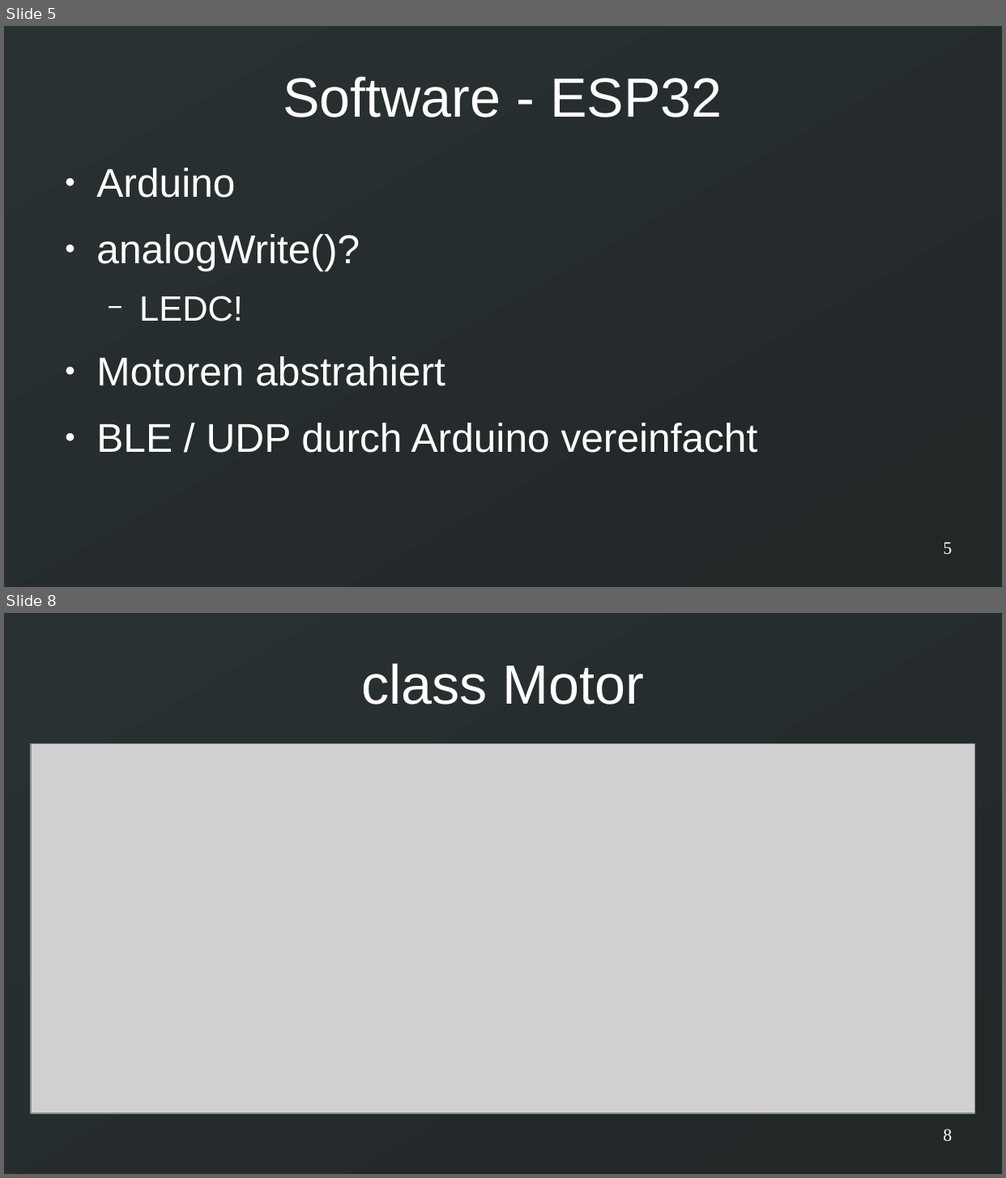
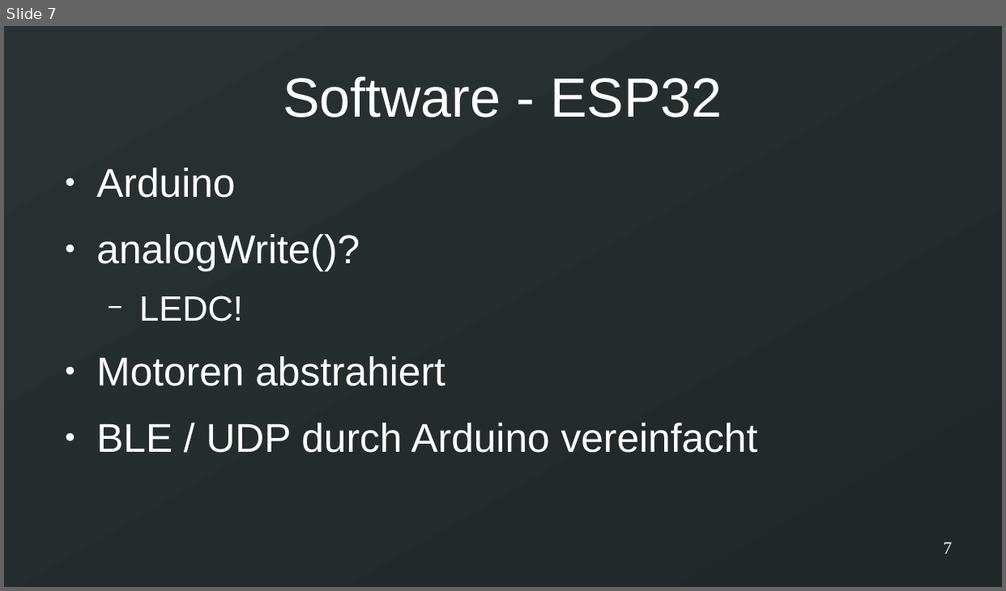
Before and after one commit to RandomlyCoded/InfoDrohne, a slide deck: Vortrag.odp. Shown one above the other, each under a label of ours: slides 5 and 8 before the commit, slide 7 after it; the slides between them are not shown. The pictures are 1006x1178 and 1006x591 pixels, drawn with LibreOffice and Linux fonts; fonts in the diff are those of the drawing; grey boxes stand for pictures. Boxes give left, top, right and bottom in pixels: in the first picture for what was removed or moved away, otherwise in the second. Text is boxed around its words. In the diff, an @@ line names an element or a change of style, - is before the commit and + after.

```diff
--- a/Vortrag.odp
+++ b/Vortrag.odp
@@ slide 8 removed at [4,613,1002,1174], background gradient #293133 to #222728 @@
@@ title removed at [361,663,644,705] @@
-class Motor
@@ picture removed at [32,744,976,1114] @@
@@ page number removed at [943,1129,952,1142] @@
-8
@@ what was slide 5 is now slide 7 @@
@@ page number at [943,542,952,554]: text changed @@
-5
+7
```
Also in this commit, not shown: 1 slide added, 11 other slides removed.
